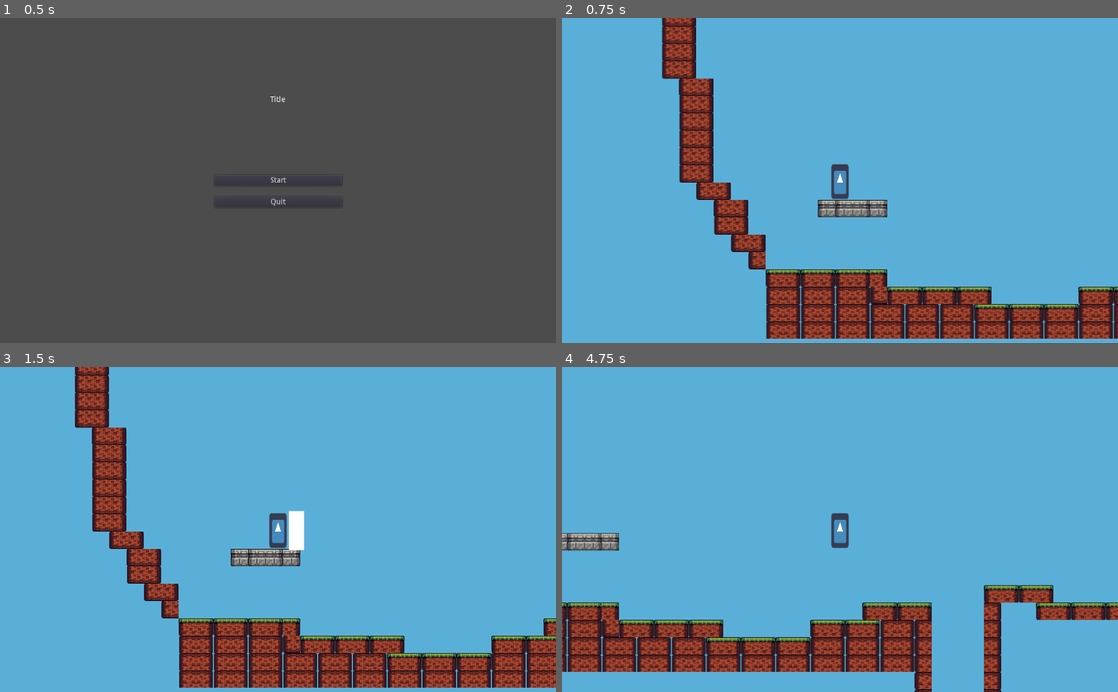
Above: before the commit, frames 1-4 (two rows, left to right).
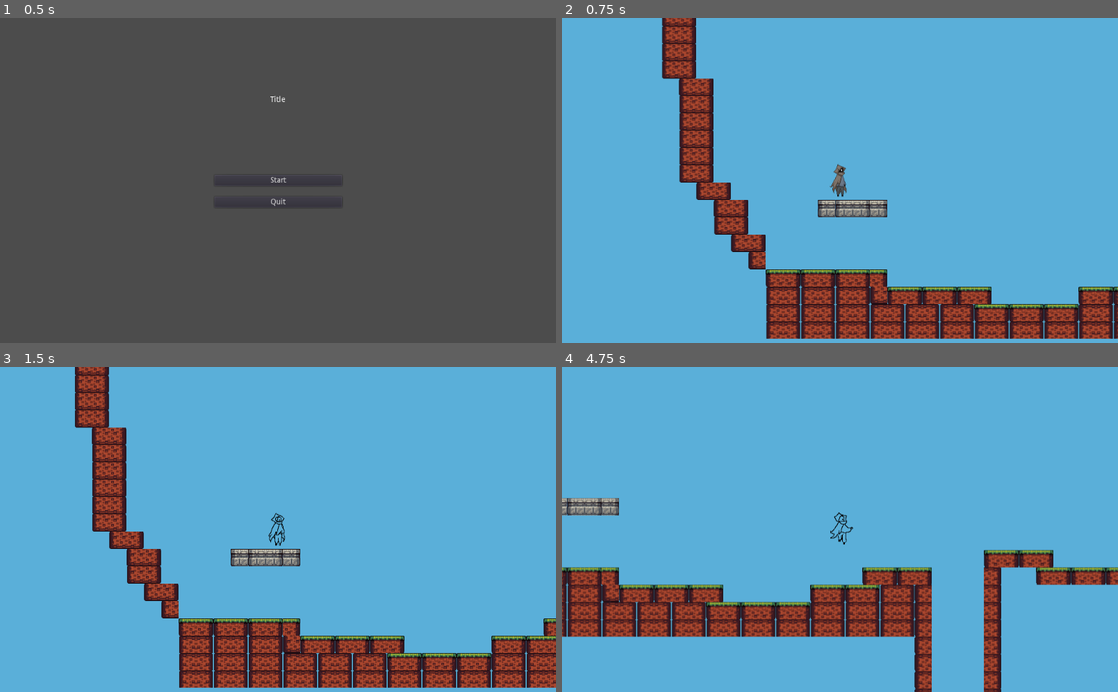
Above: after the commit, the same moments.

Repository: JacobMundy/06-Final-Project
Game: Godot game, scene res://Main Menu.tscn .tscn
Two runs of this game, one before a commit and one after it. Both use one fixed random seed, a clock stepped at 60 frames per second and the inputs below. The engine's default icon, where the game draws it, is replaced by a stand-in: a white triangle on a blue panel in a dark square.
Inputs:
- Up to frame 1 (0.5 s): no input
- Up to frame 2 (0.75 s): click "Start" at 0.5 s
- Up to frame 3 (1.5 s): hold D (Right) from 1.28 s (still down); tap J (Attack) at 1.35 s
- Up to frame 4 (4.75 s): tap W (Jump) at 1.52, 1.55, 1.82, 2.1, 2.27, 2.57, 3.05, 3.77, 4.07, 4.52, 4.55 s; tap J (Attack) at 2.3, 2.85, 3.8, 4.35 s; release D (Right) at 2.78 s; hold A (Left) 2.78-3.53 s; hold D (Right) from 3.53 s (still down); tap K (Shoot) at 3.6 s

Frame 1 is identical in both runs. In frame 2, 0.3% of the frame differs, in the area x 48-52%, y 44-56%; in frame 3, 0.7%; in frame 4, 21%, in the area x 0-100%, y 40-100%.

Commit message:
Player animation finished

Diff:
--- a/Game/Player/Player.gd
+++ b/Game/Player/Player.gd
@@ -8,7 +8,6 @@
 
 var max_move = 9
 var max_attack = 3
-var current_state = "idle"
 
 var jump_force = 20
 var max_jump = 60
@@ -20,6 +19,8 @@
 var currently_attacking = false
 var attack_direction = 0
 var attack_cool = 0
+
+var jump_ani = false
 
 var ArrowShot = false
 
@@ -41,19 +42,31 @@
 			velocity.x = clamp(velocity.x,-max_move,0)
 
 func _physics_process(_delta):
+	if direction == -1 and not currently_attacking:
+		$Sprite.set_flip_h(true)
+	if direction == 1 and not currently_attacking:
+		$Sprite.set_flip_h(false)
 	position.x += velocity.x
 	position.y += clamp(velocity.y,-max_jump,max_jump/3)
+	if velocity == Vector2.ZERO and $Sprite.animation != "idle" and $Sprite.animation != "attack":
+		$Sprite.animation = "idle"
 	if is_on_floor() == false:
 		velocity.y += gravity
-
+	if is_on_floor() == false and jump_ani == false and $Sprite.animation != "attack":
+		$Sprite.animation = "falling"
+		velocity.y += gravity
 	if Input.is_action_pressed("Left") and Input.is_action_pressed("Right"):
 		idle()
 
 	if Input.is_action_pressed("Right"):
 		direction = 1
+		if $Sprite.animation != "running" and is_on_floor() and $Sprite.animation != "attack":
+			$Sprite.animation = "running"
 		running()
 
 	if Input.is_action_pressed("Left"):
+		if $Sprite.animation != "running" and is_on_floor() and $Sprite.animation != "attack":
+			$Sprite.animation = "running"
 		direction = -1
 		running()
 
@@ -91,6 +104,7 @@
 		attack_direction = 1
 		$AttackTimer1.start()
 		$AttackInt.start()
+		$Sprite.animation = "attack"
 		currently_attacking = true
 		current_attack += 1
 		print(1)
@@ -98,6 +112,7 @@
 	if currently_attacking == false and attack_direction == -1:
 		$AttackTimer1.start()
 		$AttackInt.start()
+		$Sprite.animation = "attack"
 		currently_attacking = true
 		current_attack += 1
 		print(2)
@@ -106,6 +121,7 @@
 		attack_direction = -1
 		$AttackTimer1.start()
 		$AttackInt.start()
+		$Sprite.animation = "attack"
 		currently_attacking = true
 		current_attack += 1
 		print(3)
@@ -113,6 +129,7 @@
 	if currently_attacking == false and attack_direction == 1:
 		$AttackTimer1.start()
 		$AttackInt.start()
+		$Sprite.animation = "attack"
 		currently_attacking = true
 		current_attack += 1
 		print(4)
@@ -121,33 +138,28 @@
 	if attack_direction == 1:
 		$AttackRight.monitoring = true
 		$AttackRight.monitorable = true
-		$AttackRight.visible = true
 	elif attack_direction == -1:
 		$AttackLeft.monitoring = true
 		$AttackLeft.monitorable = true
-		$AttackLeft.visible = true
 
 func _on_AttackTimer1_timeout():
 	if attack_num == current_attack:
 		$AttackRight.monitoring = false
 		$AttackRight.monitorable = false
-		$AttackRight.visible = false
 		$AttackLeft.monitoring = false
 		$AttackLeft.monitorable = false
-		$AttackLeft.visible = false
 		current_attack = 0
 		attack_num = 0
 		currently_attacking = false
 		attack_direction = 0
 		attack_cool = 1
 		$AttackCool.start()
+		$Sprite.animation = "idle"
 	else:
 		$AttackRight.monitoring = false
 		$AttackRight.monitorable = false
-		$AttackRight.visible = false
 		$AttackLeft.monitoring = false
 		$AttackLeft.monitorable = false
-		$AttackLeft.visible = false
 		currently_attacking = false
 		Attack()
 
@@ -202,6 +214,10 @@
 
 func jump():
 	if jump_num == 0:
+		if $Sprite.animation != "attack":
+			$Sprite.animation = "jump"
+		jump_ani = true
+		$JumpTimer.start()
 		velocity.y -= jump_force
 		jump_num = 1
 
@@ -217,3 +233,7 @@
 func _on_AttackLeft_body_entered(body):
 	if body.name == "Shield":
 		Global.shield_hit()
+
+
+func _on_JumpTimer_timeout():
+	jump_ani = false
--- a/Game/Player/Player.tscn
+++ b/Game/Player/Player.tscn
@@ -1,18 +1,173 @@
-[gd_scene load_steps=4 format=2]
+[gd_scene load_steps=28 format=2]
 
 [ext_resource path="res://Player/Player.gd" type="Script" id=1]
-[ext_resource path="res://icon.png" type="Texture" id=2]
+[ext_resource path="res://Assets/spritesheet-2.png" type="Texture" id=2]
 [ext_resource path="res://Player/Pause_Menu.gd" type="Script" id=3]
+
+[sub_resource type="AtlasTexture" id=4]
+flags = 4
+atlas = ExtResource( 2 )
+region = Rect2( 1408, 0, 64, 64 )
+
+[sub_resource type="AtlasTexture" id=5]
+flags = 4
+atlas = ExtResource( 2 )
+region = Rect2( 1472, 0, 64, 64 )
+
+[sub_resource type="AtlasTexture" id=6]
+flags = 4
+atlas = ExtResource( 2 )
+region = Rect2( 1536, 0, 64, 64 )
+
+[sub_resource type="AtlasTexture" id=7]
+flags = 4
+atlas = ExtResource( 2 )
+region = Rect2( 1600, 0, 64, 64 )
+
+[sub_resource type="AtlasTexture" id=8]
+flags = 4
+atlas = ExtResource( 2 )
+region = Rect2( 1664, 0, 64, 64 )
+
+[sub_resource type="AtlasTexture" id=9]
+flags = 4
+atlas = ExtResource( 2 )
+region = Rect2( 1728, 0, 64, 64 )
+
+[sub_resource type="AtlasTexture" id=10]
+flags = 4
+atlas = ExtResource( 2 )
+region = Rect2( 1792, 0, 64, 64 )
+
+[sub_resource type="AtlasTexture" id=11]
+flags = 4
+atlas = ExtResource( 2 )
+region = Rect2( 1024, 0, 64, 64 )
+
+[sub_resource type="AtlasTexture" id=12]
+flags = 4
+atlas = ExtResource( 2 )
+region = Rect2( 1088, 0, 64, 64 )
+
+[sub_resource type="AtlasTexture" id=13]
+flags = 4
+atlas = ExtResource( 2 )
+region = Rect2( 512, 0, 64, 64 )
+
+[sub_resource type="AtlasTexture" id=14]
+flags = 4
+atlas = ExtResource( 2 )
+region = Rect2( 576, 0, 64, 64 )
+
+[sub_resource type="AtlasTexture" id=15]
+flags = 4
+atlas = ExtResource( 2 )
+region = Rect2( 640, 0, 64, 64 )
+
+[sub_resource type="AtlasTexture" id=16]
+flags = 4
+atlas = ExtResource( 2 )
+region = Rect2( 704, 0, 64, 64 )
+
+[sub_resource type="AtlasTexture" id=17]
+flags = 4
+atlas = ExtResource( 2 )
+region = Rect2( 960, 0, 64, 64 )
+
+[sub_resource type="AtlasTexture" id=1]
+flags = 4
+atlas = ExtResource( 2 )
+region = Rect2( 384, 0, 64, 64 )
+
+[sub_resource type="AtlasTexture" id=2]
+flags = 4
+atlas = ExtResource( 2 )
+region = Rect2( 448, 0, 64, 64 )
+
+[sub_resource type="AtlasTexture" id=18]
+flags = 4
+atlas = ExtResource( 2 )
+region = Rect2( 704, 0, 64, 64 )
+
+[sub_resource type="AtlasTexture" id=19]
+flags = 4
+atlas = ExtResource( 2 )
+region = Rect2( 768, 0, 64, 64 )
+
+[sub_resource type="AtlasTexture" id=20]
+flags = 4
+atlas = ExtResource( 2 )
+region = Rect2( 832, 0, 64, 64 )
+
+[sub_resource type="AtlasTexture" id=21]
+flags = 4
+atlas = ExtResource( 2 )
+region = Rect2( 1152, 0, 64, 64 )
+
+[sub_resource type="AtlasTexture" id=22]
+flags = 4
+atlas = ExtResource( 2 )
+region = Rect2( 1216, 0, 64, 64 )
+
+[sub_resource type="AtlasTexture" id=23]
+flags = 4
+atlas = ExtResource( 2 )
+region = Rect2( 1280, 0, 64, 64 )
+
+[sub_resource type="AtlasTexture" id=24]
+flags = 4
+atlas = ExtResource( 2 )
+region = Rect2( 1344, 0, 64, 64 )
+
+[sub_resource type="SpriteFrames" id=3]
+animations = [ {
+"frames": [ SubResource( 4 ), SubResource( 5 ), SubResource( 6 ), SubResource( 7 ), SubResource( 8 ), SubResource( 9 ), SubResource( 10 ) ],
+"loop": true,
+"name": "attack",
+"speed": 7.0
+}, {
+"frames": [ SubResource( 11 ), SubResource( 12 ) ],
+"loop": true,
+"name": "fall",
+"speed": 5.0
+}, {
+"frames": [ SubResource( 13 ), SubResource( 14 ), SubResource( 15 ), SubResource( 16 ) ],
+"loop": true,
+"name": "fall_attack",
+"speed": 5.0
+}, {
+"frames": [ SubResource( 17 ) ],
+"loop": true,
+"name": "falling",
+"speed": 5.0
+}, {
+"frames": [ SubResource( 1 ), SubResource( 2 ) ],
+"loop": true,
+"name": "idle",
+"speed": 5.0
+}, {
+"frames": [ SubResource( 18 ), SubResource( 19 ), SubResource( 20 ) ],
+"loop": true,
+"name": "jump",
+"speed": 10.0
+}, {
+"frames": [ SubResource( 21 ), SubResource( 22 ), SubResource( 23 ), SubResource( 24 ) ],
+"loop": true,
+"name": "running",
+"speed": 10.0
+} ]
 
 [node name="Player" type="KinematicBody2D"]
 collision_layer = 514
 collision_mask = 513
 script = ExtResource( 1 )
 
-[node name="Sprite" type="Sprite" parent="."]
-position = Vector2( 0, 4 )
-scale = Vector2( 1, 2 )
-texture = ExtResource( 2 )
+[node name="Sprite" type="AnimatedSprite" parent="."]
+position = Vector2( 0, -1 )
+scale = Vector2( 2, 2 )
+frames = SubResource( 3 )
+animation = "fall"
+playing = true
 
 [node name="Player" type="Area2D" parent="."]
 collision_layer = 512
@@ -24,7 +179,7 @@
 polygon = PoolVector2Array( -28.8, 27.783, -28.8, -27.783, 14.4, -27.783, 14.4, 27.783 )
 
 [node name="CollisionPolygon2D" type="CollisionPolygon2D" parent="."]
-position = Vector2( 8, 4.76837e-07 )
+position = Vector2( 8, 0 )
 scale = Vector2( 1.11111, 2.01562 )
 polygon = PoolVector2Array( -28.8, 27.783, -28.8, -27.783, 14.4, -27.783, 14.4, 27.783 )
 
@@ -119,25 +274,19 @@
 cast_to = Vector2( -24.0005, 0.100041 )
 
 [node name="AttackRight" type="Area2D" parent="."]
-visible = false
 position = Vector2( -416, -380 )
 collision_layer = 513
 collision_mask = 513
 monitoring = false
 monitorable = false
 
-[node name="ColorRect" type="ColorRect" parent="AttackRight"]
-margin_left = 456.0
-margin_top = 312.0
-margin_right = 512.0
-margin_bottom = 456.0
-
 [node name="CollisionPolygon2D" type="CollisionPolygon2D" parent="AttackRight"]
+position = Vector2( 125.444, 60 )
+scale = Vector2( 0.694444, 0.833333 )
 build_mode = 1
 polygon = PoolVector2Array( 448, 304, 496, 300, 512, 348, 512, 428, 488, 468, 440, 464, 472, 392, 472, 336 )
 
 [node name="AttackLeft" type="Area2D" parent="."]
-visible = false
 position = Vector2( -416, -380 )
 rotation = 3.14159
 collision_layer = 513
@@ -145,19 +294,14 @@
 monitoring = false
 monitorable = false
 
-[node name="ColorRect" type="ColorRect" parent="AttackLeft"]
-margin_left = -373.6
-margin_top = -453.6
-margin_right = -317.6
-margin_bottom = -309.6
-
-[node name="CollisionPolygon2D" type="CollisionPolygon2D" parent="AttackLeft"]
-position = Vector2( -829.6, -765.6 )
+[node name="CollisionPolygon2D2" type="CollisionPolygon2D" parent="AttackLeft"]
+position = Vector2( -703.998, -700.002 )
+rotation = -6.28319
+scale = Vector2( 0.694444, 0.833333 )
 build_mode = 1
-polygon = PoolVector2Array( 448, 312, 501.601, 313.599, 517.601, 369.599, 517.601, 425.599, 485.601, 465.599, 453.6, 461.6, 472, 392, 472, 336 )
+polygon = PoolVector2Array( 448, 304, 496, 300, 512, 348, 512, 428, 488, 468, 440, 464, 472, 392, 472, 336 )
 
 [node name="AttackTimer1" type="Timer" parent="."]
-wait_time = 0.5
 one_shot = true
 
 [node name="AttackCool" type="Timer" parent="."]
@@ -165,11 +309,15 @@
 one_shot = true
 
 [node name="AttackInt" type="Timer" parent="."]
-wait_time = 0.1
+wait_time = 0.3
 one_shot = true
 
 [node name="ArrowTimer" type="Timer" parent="."]
 wait_time = 2.0
+one_shot = true
+
+[node name="JumpTimer" type="Timer" parent="."]
+wait_time = 0.3
 one_shot = true
 
 [node name="Camera2D" type="Camera2D" parent="."]
@@ -233,5 +381,6 @@
 [connection signal="timeout" from="AttackCool" to="." method="_on_AttackCool_timeout"]
 [connection signal="timeout" from="AttackInt" to="." method="_on_AttackInt_timeout"]
 [connection signal="timeout" from="ArrowTimer" to="." method="_on_ArrowTimer_timeout"]
+[connection signal="timeout" from="JumpTimer" to="." method="_on_JumpTimer_timeout"]
 [connection signal="pressed" from="Pause_Menu/Continue" to="Pause_Menu" method="_on_Continue_pressed"]
 [connection signal="pressed" from="Pause_Menu/Quit" to="Pause_Menu" method="_on_Quit_pressed"]
Binary file added: Game/Assets/spritesheet-2.png
Not shown, added: Game/Assets/spritesheet-2.png.import
Not shown, added: Game/Assets/.DS_Store
